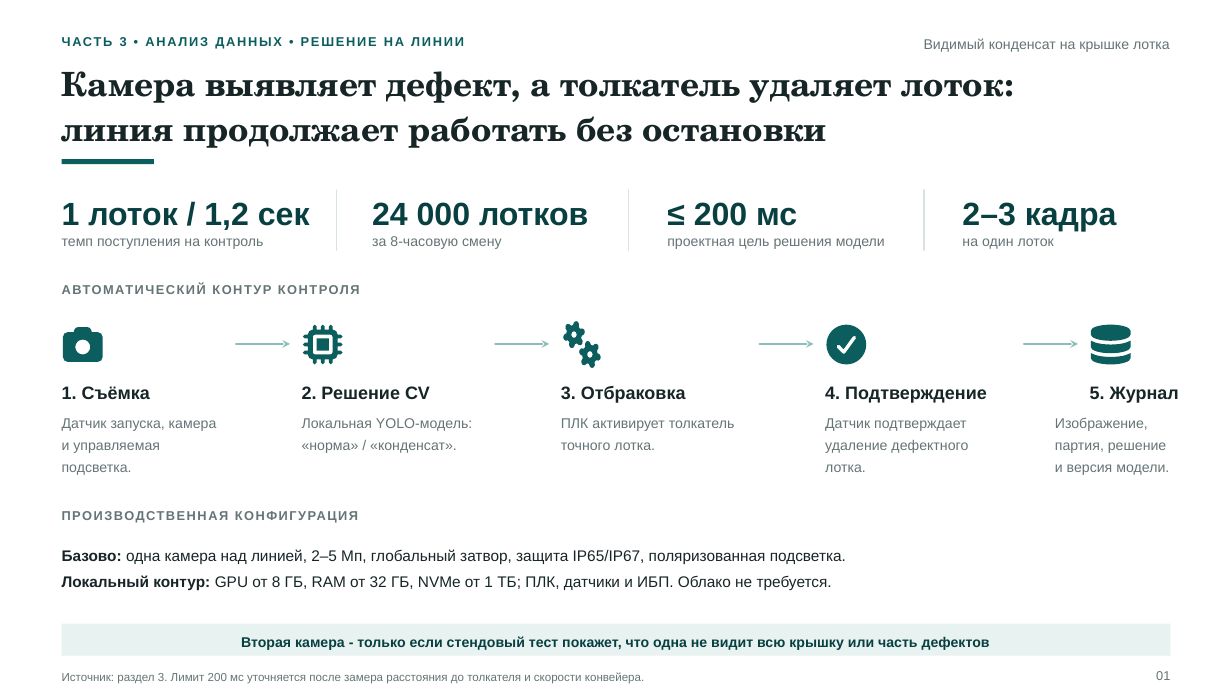
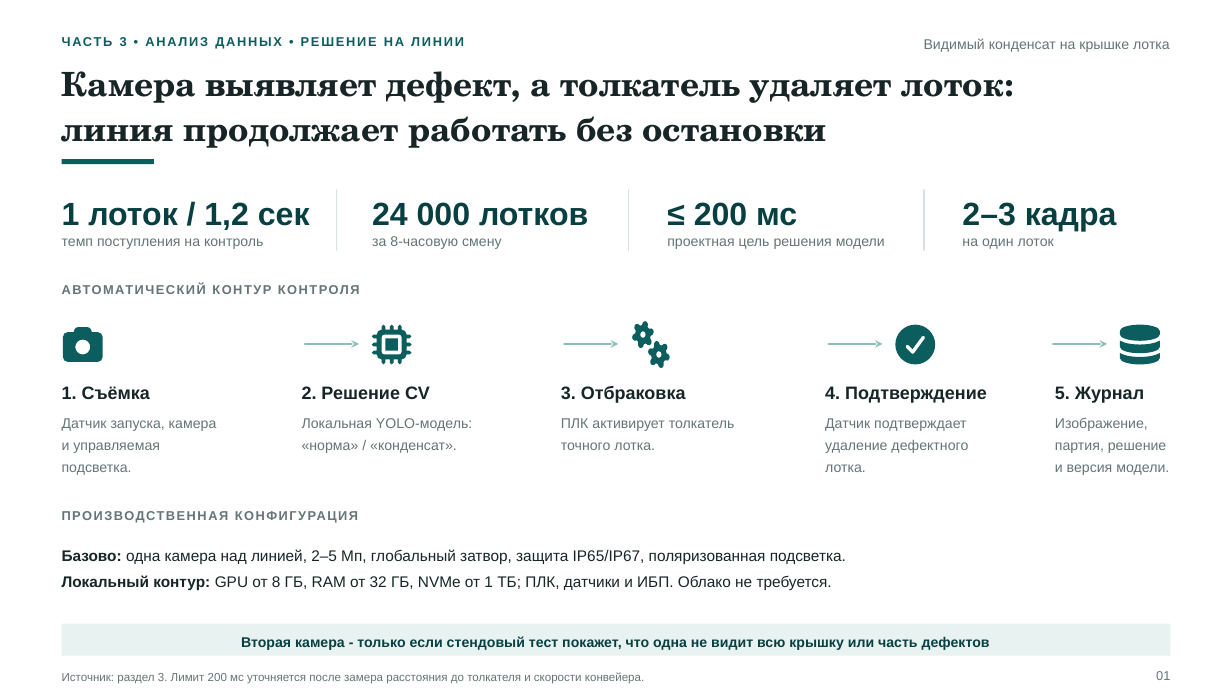
Before and after one commit to TatsianaPoto/head_of_IA, a slide deck: slide 9 of 8_Full_Presentation.pptx (slide 7 before the commit). Drawn at 1232x693 pixels with LibreOffice and Linux fonts; fonts in the diff are those of the drawing. Boxes give left, top, right and bottom in pixels: in the first picture for what was removed or moved away, otherwise in the second. Text is boxed around its words. In the diff, an @@ line names an element or a change of style, - is before the commit and + after.

```diff
--- a/8_Full_Presentation.pptx
+++ b/8_Full_Presentation.pptx
@@ 6 freeform shapes: place and size @@
-6 freeform shapes at [237, 324, 866, 364]
+6 freeform shapes at [305, 324, 935, 364]
@@ freeform shape: place and size @@
-freeform shape at [1092, 324, 1131, 364]
+freeform shape at [1120, 324, 1160, 364]
@@ freeform shape: place and size @@
-freeform shape at [1024, 344, 1078, 345]
+freeform shape at [1054, 344, 1107, 345]
@@ text "5. Журнал": place and size @@
-text "5. Журнал" at [1090, 386, 1179, 403]
+text "5. Журнал" at [1055, 386, 1144, 403]
```
Also in this commit, not shown: 2 other slides changed, 2 slides added.
